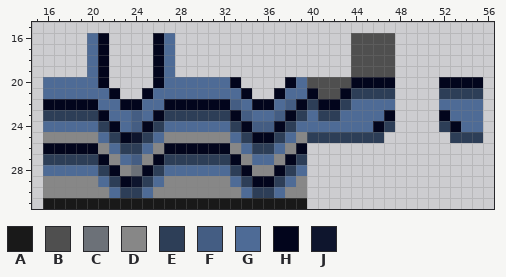
Pixel-art sprite: dwarven/lottarmor_dwarven_light_chainmail_chestplate.png. This is how it looked before the edit.
The file is 64x32 pixels. Colours within 5 levels of each other are drawn and written as one. Shown: x 15..56, y 15..31.
Palette (. is transparent): A #191919  B #4f4f4f  C #6c7178  D #878787  E #2d3e57  F #445d83  G #4e6b96  H #02051c  J #0e152d
Pixels before, first column x 16:
16 ....GH....HG................BBBB........
17 ....GH....HG................BBBB........
18 ....GH....HG................BBBB........
19 ....GH....HG................BBBB........
20 GGGGGH....HGGGGGGH....HGBBBBHHHH....HHHH
21 GGGGGGH..HGGGGGGGGH..HGGHBBHEEEE....EEEE
22 HHHHHGGHHGGHHHHHHFGHHGFHEHHEGGGG....GGGG
23 EEEEEHGGFGHEEEEEEHFGGFHEGEEGGGGH....HGGG
24 GGGGGEHGFHEGGGGGGEHFFHEGGGGGGGHE....EHGG
25 DDDDDGEHJEGDDDDDDGEHHEGDEEEEEEE......EEE
26 HHHHHDGEEGDHHHHHHDGEEGDH................
27 EEEEEHDGFDHEEEEEEHDGGDHE................
28 GGGGGEHDCHEGGGGGGEHDDHEG................
29 DDDDDGEHJEGDDDDDDGEHHEGD................
30 DDDDDDGEEGDDDDDDDDGEEGDD................
31 AAAAAAAAAAAAAAAAAAAAAAAA................
After the commit:
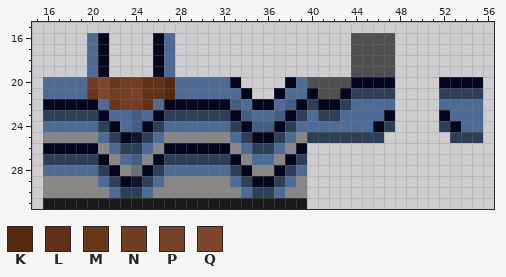
Colours new in this view: K #58280f  L #623017  M #6a361b  N #723d21  P #784125  Q #7e4729
Author's note on the commit: and a beard for the light chainmail (smaller one)
Difference:
Colour G becomes colour K in rows 20 to 21 at x 27.
The author put colour L in row 20 at x 25.
Colour G becomes colour L in row 21 at x 26; in row 22 at x 25.
Colour H becomes colour L in row 20 at x 26; in row 21 at x 25.
The author put colour M in row 20 at x 22.
Colour G becomes colour M in row 21 at x 20; in row 22 at x 22.
The author put colour N in row 20 at x 23 to 24; in row 21 at x 23.
Colour G becomes colour N in row 20 at x 20.
Colour H becomes colour N in row 21 at x 22; in row 22 at x 23 to 24.
The author put colour P in row 21 at x 24.
Colour G becomes colour Q in row 21 at x 21.
Colour H becomes colour Q in row 20 at x 21.
Boxes around the changes in both pictures, in picture pixels (x1, y1, x2, y2):
changed: (87, 77, 175, 110)
